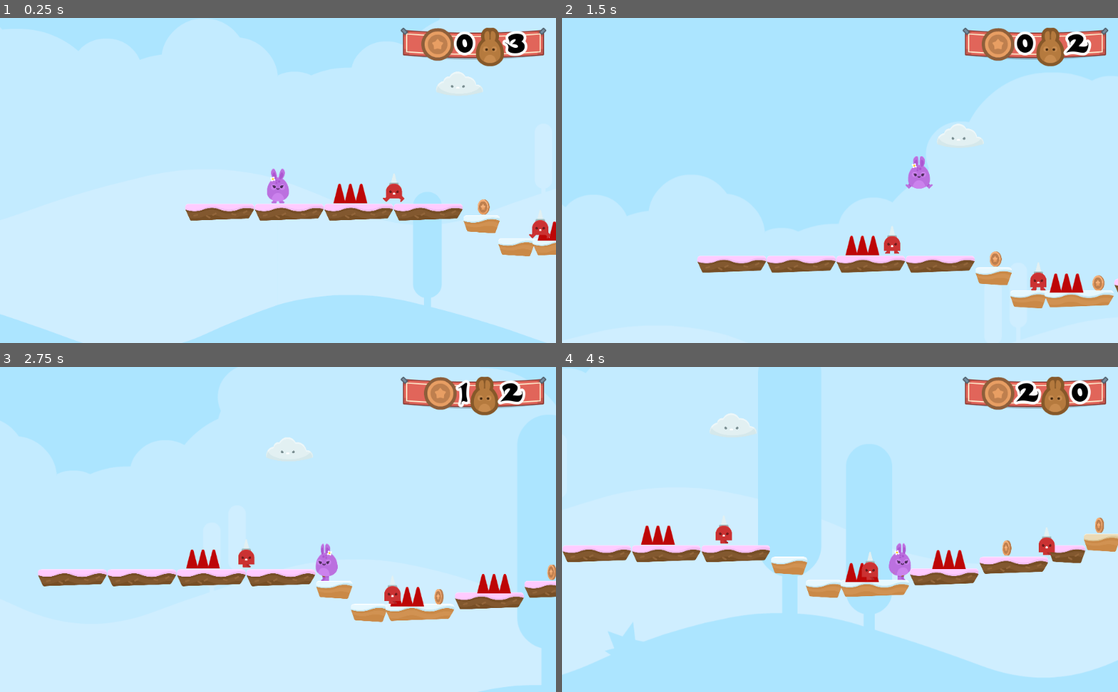
Above: before the commit, frames 1-4 (two rows, left to right).
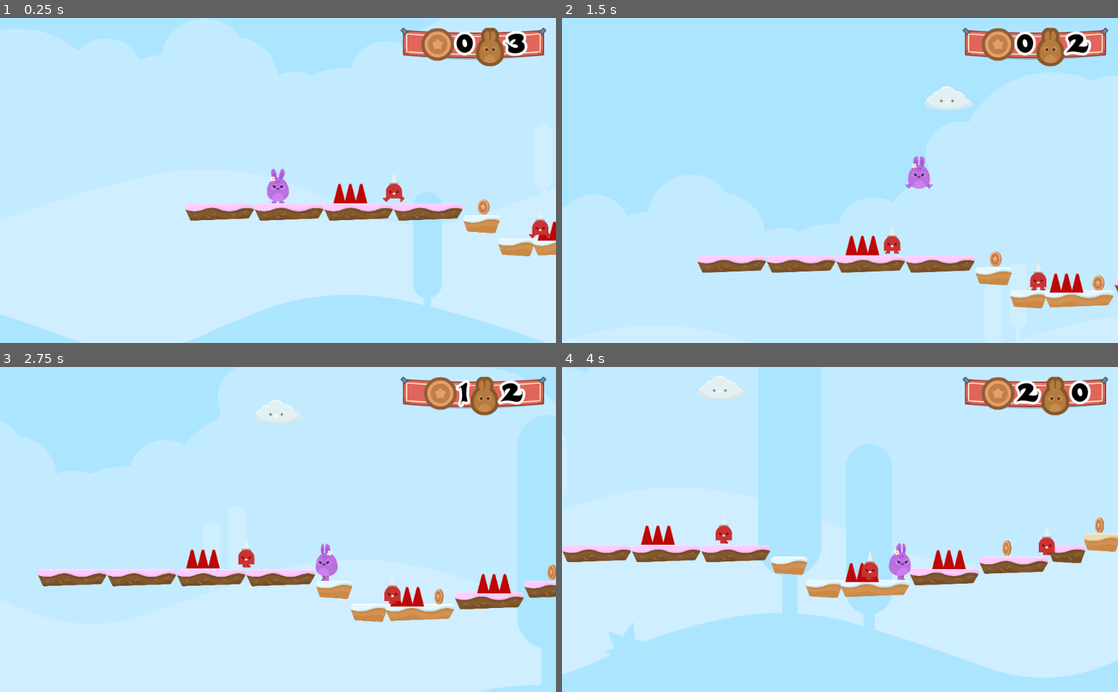
Above: after the commit, the same moments.

Repository: KennedyMungai/SimplePlatformer
Game: Godot game, scene res://Scenes/Levels/Level1.tscn
Two runs of this game, one before a commit and one after it. Both use one fixed random seed, a clock stepped at 60 frames per second and the inputs below.
Inputs:
- Up to frame 1 (0.25 s): no input
- Up to frame 2 (1.5 s): hold D (right) from 0.53 s (still down); tap W (jump) at 0.77 s
- Up to frame 3 (2.75 s): tap W (jump) at 1.52 s; release D (right) at 2.03 s; hold A (left) from 2.03 s (still down)
- Up to frame 4 (4 s): release A (left) at 2.78 s; hold D (right) from 2.78 s (still down); tap W (jump) at 3.02, 3.77 s

The runs differ from the first frame. In frame 1, 0.3% of the frame differs, in the area x 78-87%, y 16-24%; in frame 2, 0.8%, in the area x 65-76%, y 20-40%; in frame 3, 0.7%; in frame 4, 0.7%.

Commit message:
Added a new instance of the cloud NPC

Diff:
--- a/Scenes/Levels/Level1.tscn
+++ b/Scenes/Levels/Level1.tscn
@@ -145,4 +145,4 @@
 [node name="Clouds" type="Node" parent="."]
 
 [node name="Cloud" parent="Clouds" instance=ExtResource( 10 )]
-position = Vector2( 1016, -536 )
+position = Vector2( 952, -744 )
